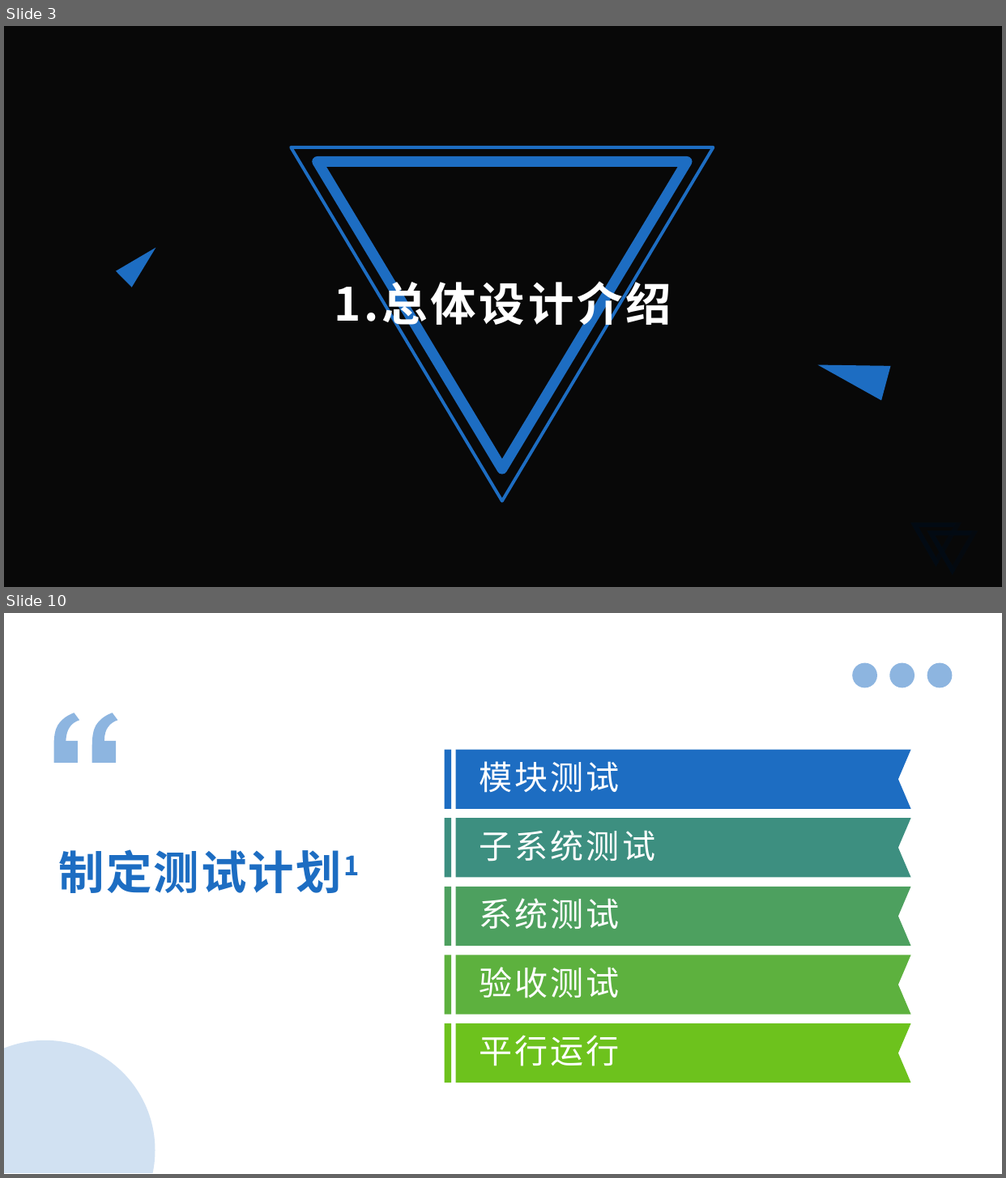
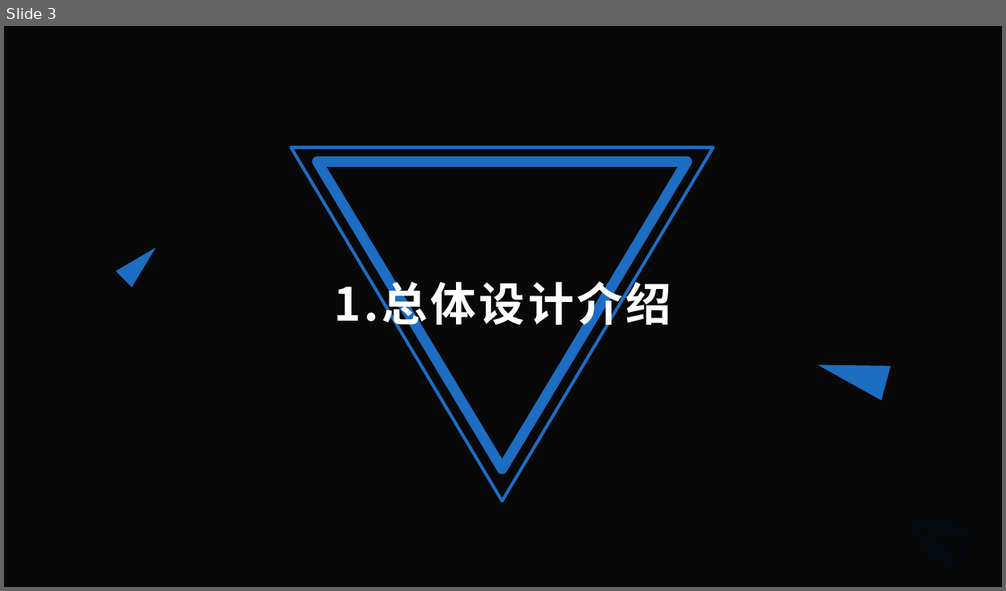
Before and after one commit to xlisses/ruang, a slide deck: detailed_design/项目设计.pptx. Shown one above the other, each under a label of ours: slides 3 and 10 before the commit, slide 3 after it; the slides between them are not shown. The pictures are 1006x1178 and 1006x591 pixels, drawn with LibreOffice and Linux fonts; fonts in the diff are those of the drawing; background and template pictures are left out; a plain dark background stands for a picture behind light text. Boxes give left, top, right and bottom in pixels: in the first picture for what was removed or moved away, otherwise in the second. Text is boxed around its words. In the diff, an @@ line names an element or a change of style, - is before the commit and + after.

```diff
--- a/detailed_design/项目设计.pptx
+++ b/detailed_design/项目设计.pptx
@@ slide 10 removed at (4, 613, 1002, 1174), background #FFFFFF @@
@@ ellipse removed at (852, 663, 877, 688) @@
@@ ellipse removed at (889, 663, 914, 688) @@
@@ ellipse removed at (927, 663, 952, 688) @@
@@ freeform shape removed at (54, 713, 117, 763) @@
@@ rectangle removed at (444, 750, 451, 809) @@
@@ freeform shape removed at (456, 750, 911, 809) @@
@@ text removed at (479, 761, 620, 793) @@
-模块测试
@@ rectangle removed at (444, 818, 451, 877) @@
@@ freeform shape removed at (456, 818, 911, 877) @@
@@ text removed at (479, 830, 655, 862) @@
-子系统测试
@@ text removed at (59, 850, 359, 893) @@
-制定测试计划1
@@ rectangle removed at (444, 887, 451, 946) @@
@@ freeform shape removed at (456, 887, 911, 946) @@
@@ text removed at (479, 898, 620, 929) @@
-系统测试
@@ rectangle removed at (444, 955, 451, 1014) @@
@@ freeform shape removed at (456, 955, 911, 1014) @@
@@ text removed at (479, 967, 620, 999) @@
-验收测试
@@ rectangle removed at (444, 1024, 451, 1083) @@
@@ freeform shape removed at (456, 1024, 911, 1083) @@
@@ freeform shape removed at (4, 1041, 155, 1173) @@
@@ text removed at (479, 1035, 620, 1067) @@
-平行运行
```
Also in this commit, not shown: 7 slides changed, 4 slides added, 2 other slides removed, 7 other files.
